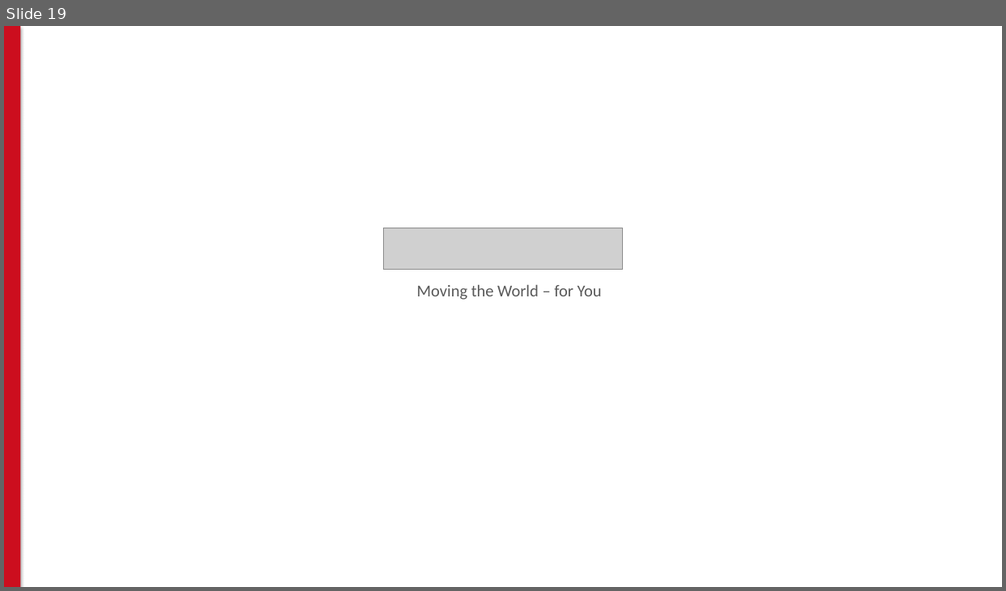
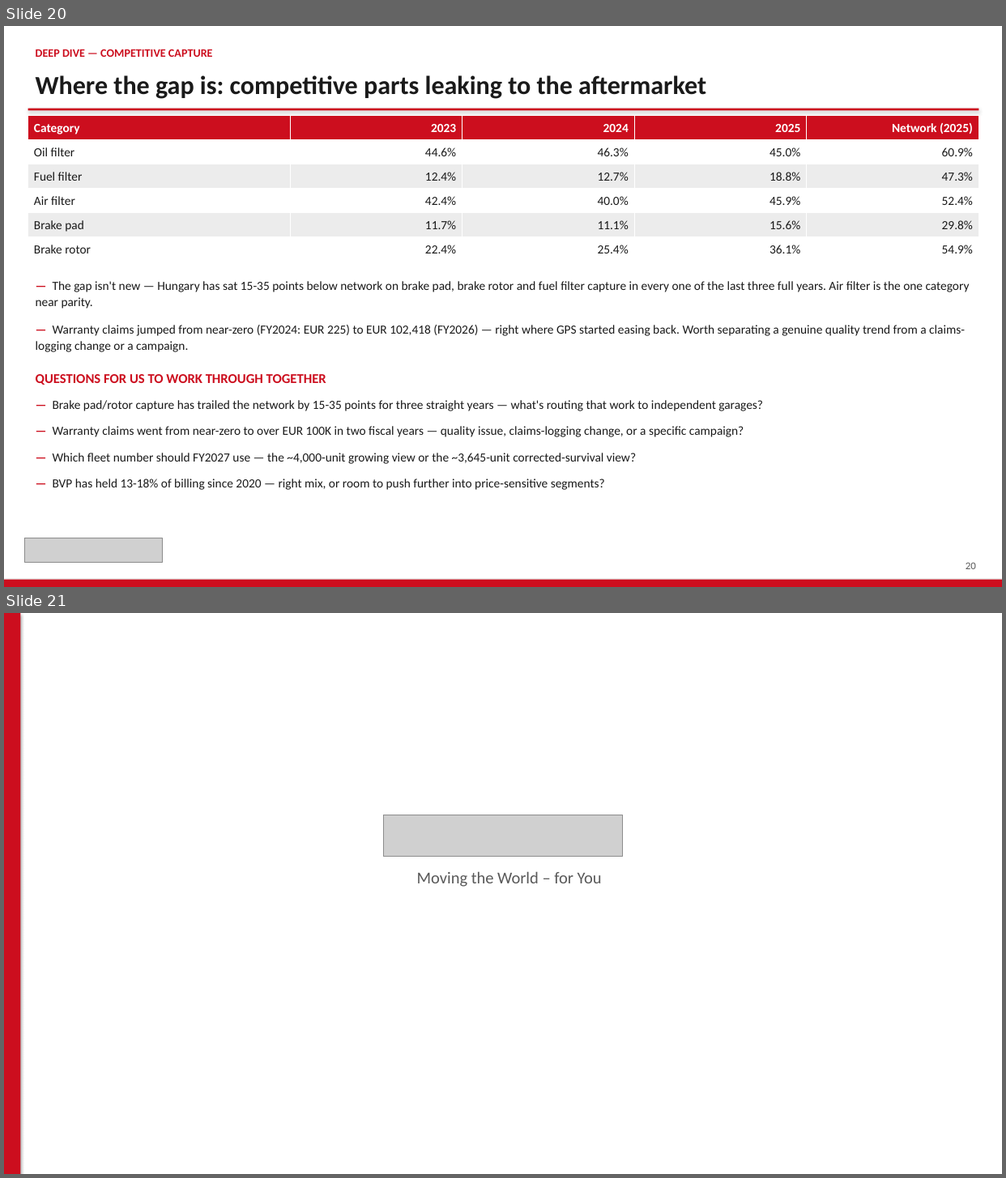
Before and after one commit to jeromio1987/ISZE, a slide deck: 09_meetings/HUNGARY_Sales_Review_2026/ISZE_HUNGARY_Sales_Review_FY2027.pptx. Shown one above the other, each under a label of ours: slide 19 before the commit, slides 20 and 21 after it. The pictures are 1006x591 and 1006x1178 pixels, drawn with LibreOffice and Linux fonts; fonts in the diff are those of the drawing; grey boxes stand for pictures. Boxes give left, top, right and bottom in pixels: in the first picture for what was removed or moved away, otherwise in the second. Text is boxed around its words. In the diff, an @@ line names an element or a change of style, - is before the commit and + after.

```diff
--- a/09_meetings/HUNGARY_Sales_Review_2026/ISZE_HUNGARY_Sales_Review_FY2027.pptx
+++ b/09_meetings/HUNGARY_Sales_Review_2026/ISZE_HUNGARY_Sales_Review_FY2027.pptx
@@ slide 20 added at <box>4,26,1002,587</box>, background #FFFFFF @@
@@ text added at <box>36,49,213,57</box>, 11 pt, text #CC0E1E, bold @@
+DEEP DIVE — COMPETITIVE CAPTURE
@@ text added at <box>36,75,706,99</box>, 25 pt, text #1A1A1A, bold @@
+Where the gap is: competitive parts leaking to the aftermarket
@@ rectangle added at <box>28,109,978,110</box>, fill #CC0E1E @@
@@ table added at <box>28,116,978,262</box>, 6 rows, 5 columns @@
+Category | 2023 | 2024 | 2025 | Network (2025)
+Oil filter | 44.6% | 46.3% | 45.0% | 60.9%
+Fuel filter | 12.4% | 12.7% | 18.8% | 47.3%
+Air filter | 42.4% | 40.0% | 45.9% | 52.4%
+Brake pad | 11.7% | 11.1% | 15.6% | 29.8%
+Brake rotor | 22.4% | 25.4% | 36.1% | 54.9%
@@ text added at <box>36,281,970,352</box>, 12 pt, text #1A1A1A @@
+— The gap isn't new — Hungary has sat 15-35 points below network on brake pad, brake rotor and fuel filter capture in every one of the last three full years. Air filter is the one category near parity.
+— Warranty claims jumped from near-zero (FY2024: EUR 225) to EUR 102,418 (FY2026) — right where GPS started easing back. Worth separating a genuine quality trend from a claims-logging change or a campaign.
@@ text added at <box>36,374,326,385</box>, 13 pt, text #CC0E1E, bold @@
+QUESTIONS FOR US TO WORK THROUGH TOGETHER
@@ text added at <box>53,400,763,490</box>, 12 pt, text #1A1A1A @@
+— Brake pad/rotor capture has trailed the network by 15-35 points for three straight years — what's routing that work to independent garages?
+— Warranty claims went from near-zero to over EUR 100K in two fiscal years — quality issue, claims-logging change, or a specific campaign?
+— Which fleet number should FY2027 use — the ~4,000-unit growing view or the ~3,645-unit corrected-survival view?
+— BVP has held 13-18% of billing since 2020 — right mix, or room to push further into price-sensitive segments?
@@ picture added at <box>25,539,163,563</box> @@
@@ rectangle added at <box>4,580,1002,587</box>, fill #CC0E1E @@
@@ text added at <box>965,562,976,570</box>, 10 pt, text #5A5A5A @@
+20
@@ what was slide 19 is now slide 21 @@
```
Also in this commit, not shown: 1 other slide added, 2 other files.
